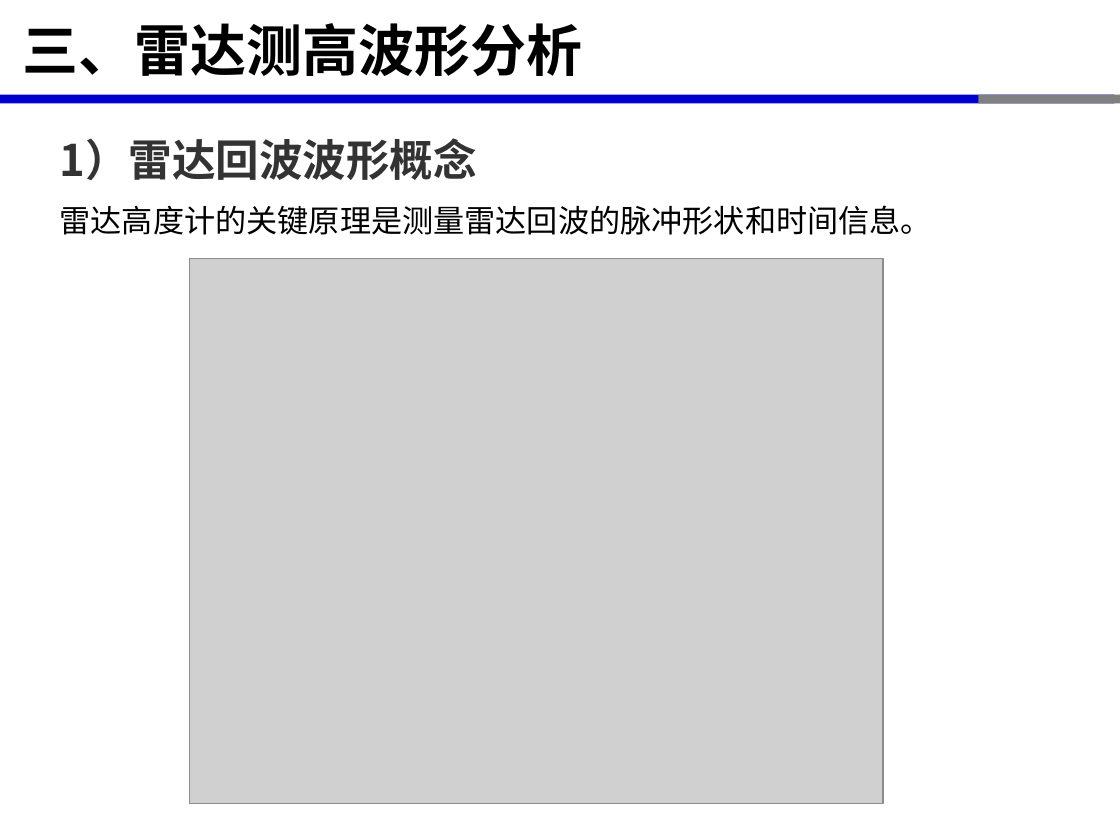
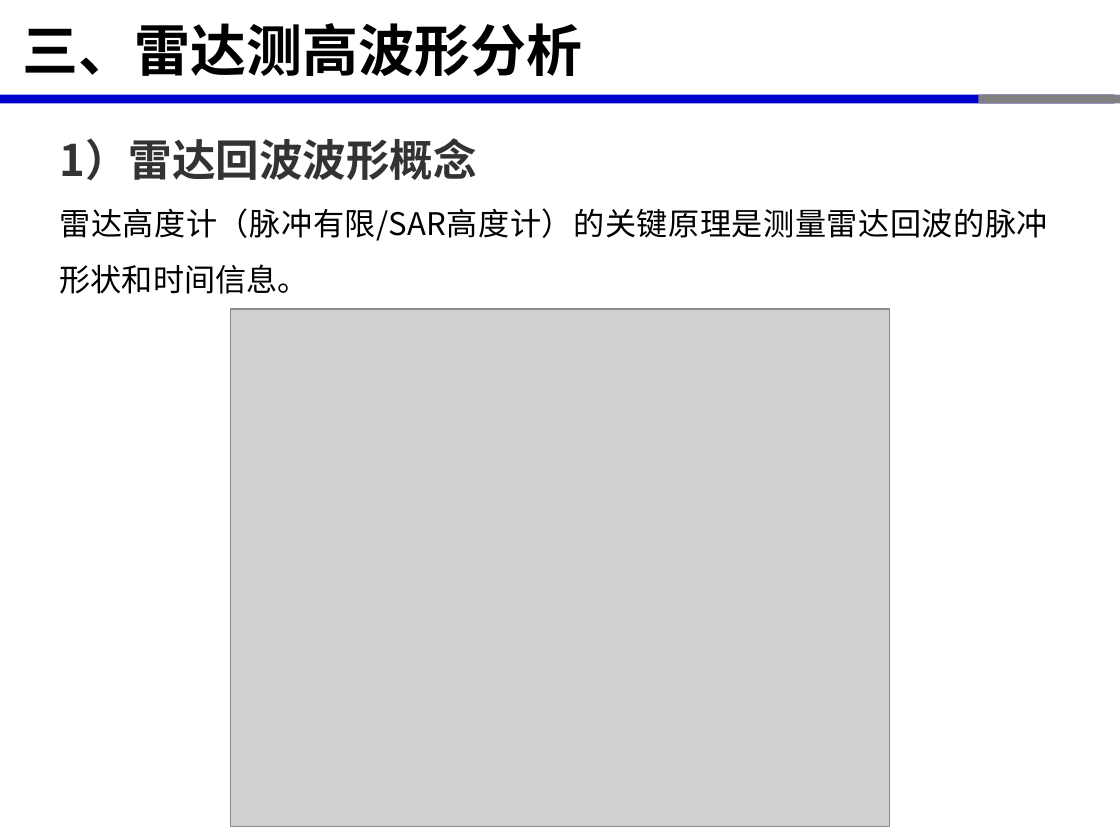
Before and after one commit to xinluo2018/satellite-altimetry-course, a slide deck: slide 18 of 第2章-星载雷达测高原理-2学时/第2章-星载雷达测高原理-2学时.pptx. Drawn at 1120x840 pixels with LibreOffice and Linux fonts; fonts in the diff are those of the drawing; grey boxes stand for pictures. Boxes give left, top, right and bottom in pixels: in the first picture for what was removed or moved away, otherwise in the second. Text is boxed around its words. In the diff, an @@ line names an element or a change of style, - is before the commit and + after.

```diff
--- a/第2章-星载雷达测高原理-2学时/第2章-星载雷达测高原理-2学时.pptx
+++ b/第2章-星载雷达测高原理-2学时/第2章-星载雷达测高原理-2学时.pptx
@@ text at (60, 208, 1048, 294): text changed @@
-雷达高度计的关键原理是测量雷达回波的脉冲形状和时间信息。
+雷达高度计（脉冲有限/SAR高度计）的关键原理是测量雷达回波的脉冲形状和时间信息。
@@ picture: place and size @@
-picture at (189, 259, 883, 803)
+picture at (231, 309, 889, 827)
```
Also in this commit, not shown: 9 other slides changed, 9 other files.
